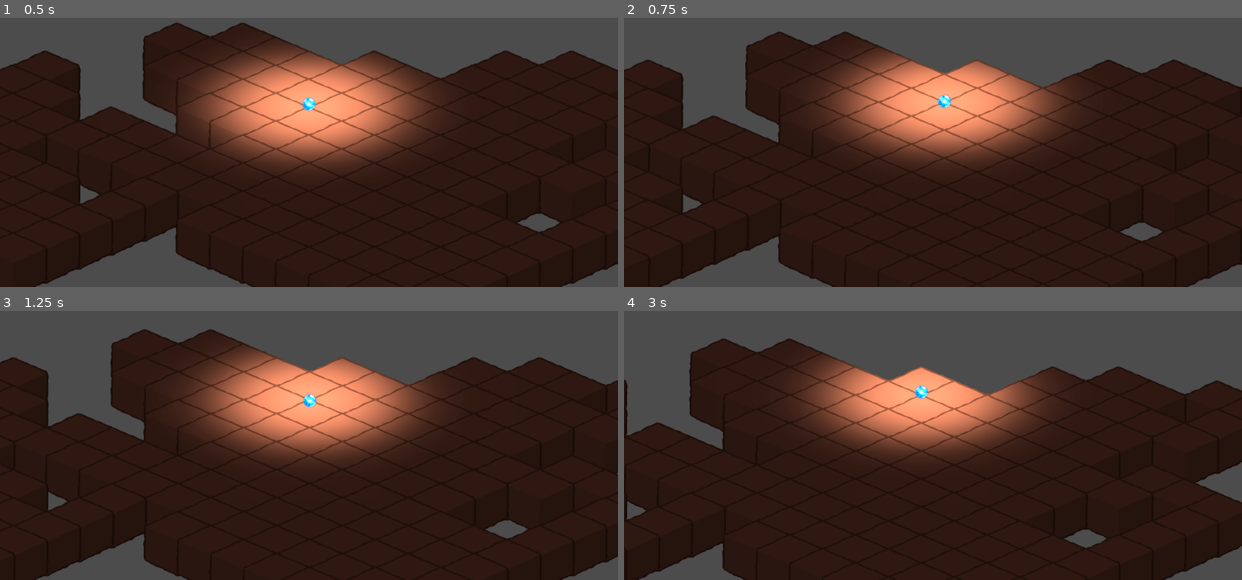
Above: before the commit, frames 1-4 (two rows, left to right).
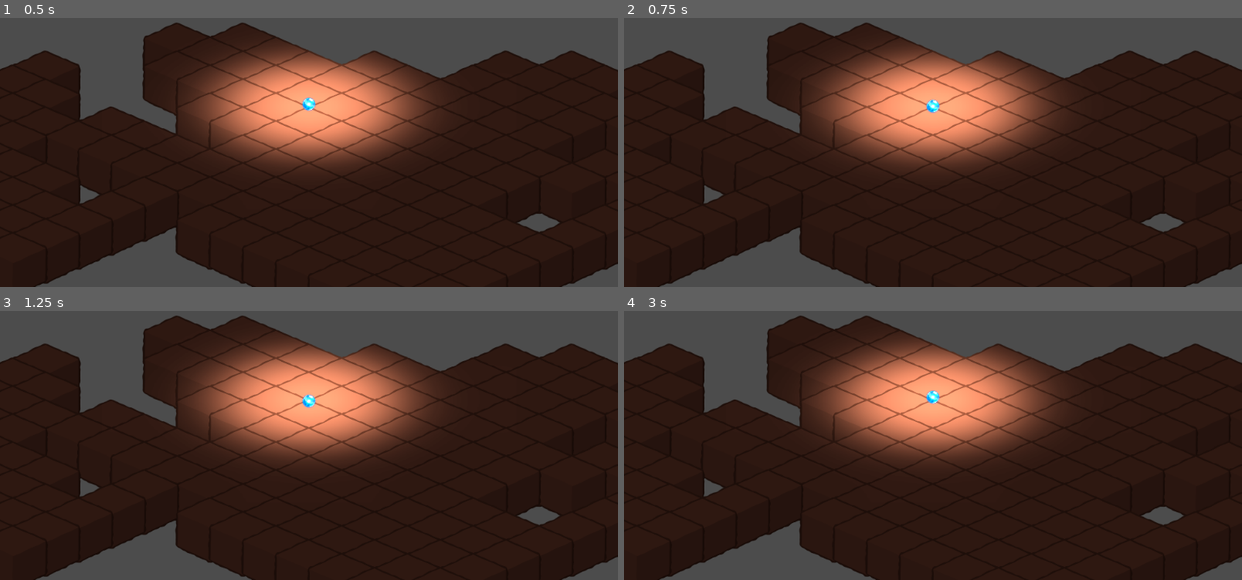
Above: after the commit, the same moments.

Repository: best-godot-team-ever/GoGodotJam
Game: Godot game, scene res://src/Levels/TestLevel.tscn
Two runs of this game, one before a commit and one after it. Both use one fixed random seed, a clock stepped at 60 frames per second and the inputs below. Before the commit the project has no main scene; this scene is started directly in both runs.
Inputs:
- Up to frame 1 (0.5 s): no input
- Up to frame 2 (0.75 s): tap Enter at 0.5 s; hold Right (ui_right) from 0.53 s (still down); tap R at 0.6 s
- Up to frame 3 (1.25 s): keep holding Right (ui_right)
- Up to frame 4 (3 s): release Right (ui_right) at 1.28 s; hold Down (ui_down) 1.28-2.03 s; tap R at 1.35, 2.1, 2.85 s; hold Right (ui_right) 2.03-2.78 s; hold Up (ui_up) from 2.78 s (still down)

Frame 1 is identical in both runs. In frame 2, 13% of the frame differs, in the area x 0-100%, y 1-100%; in frame 3, 12%; in frame 4, 24%.
Error after the commit: Invalid call. Nonexistent function 'is_valid_move' in base 'Node2D (BoardManager.gd)'. (res://src/TmpScripts/PlayerControls.gd:21)

Commit message:
Grid Manager Kinda working

Diff:
--- a/project.godot
+++ b/project.godot
@@ -11,6 +11,7 @@
 [application]
 
 config/name="GoGodotJam"
+run/main_scene="res://src/Levels/TestLevel.tscn"
 config/icon="res://icon.png"
 
 [editor_plugins]
--- a/src/Levels/TestLevel.tscn
+++ b/src/Levels/TestLevel.tscn
@@ -8,6 +8,7 @@
 [ext_resource path="res://src/Managers/BoardManager.gd" type="Script" id=6]
 [ext_resource path="res://src/Managers/EnergyGrid.gd" type="Script" id=7]
 [ext_resource path="res://src/Managers/EntityGrid.gd" type="Script" id=8]
+[ext_resource path="res://src/TmpScripts/TestLevel.gd" type="Script" id=9]
 
 [sub_resource type="TileSet" id=1]
 0/name = "dirt_center_N.png 0"
@@ -26,6 +27,7 @@
 0/z_index = 0
 
 [node name="TestLevel" type="Node2D"]
+script = ExtResource( 9 )
 
 [node name="BoardManager" type="Node2D" parent="."]
 script = ExtResource( 6 )
--- a/src/Managers/BoardManager.gd
+++ b/src/Managers/BoardManager.gd
@@ -8,16 +8,28 @@
 #    Entity.
 # =======================================================
 func add_entity(entity_to_add: Node, map_position: Vector2) -> int:
+    if not is_in_level(map_position):
+        return -1
+
     return entity_grid.add_entity(entity_to_add, map_position)
 
 func update_entity_position(entity_id: int, map_position: Vector2) -> void:
+    if not is_in_level(map_position):
+        return
+
     entity_grid.update_entity_position(entity_id, map_position)
 # =======================================================
 #    Energy
 # =======================================================
 
 func set_energy(map_position: Vector2, amount: int) -> void:
+    if not is_in_level(map_position):
+        return
+
     energy_grid.set_energy(map_position, amount)
+
+func drain_energy() -> void:
+    energy_grid.drain_energy()
 
 # =======================================================
 #    Get Cell Data.
@@ -25,7 +37,8 @@
 
 func get_cell(map_position: Vector2) -> Dictionary:
     return {
-        "is_in_level": is_valid_move(map_position),
+        "is_in_level": is_in_level(map_position),
+        "is_occupied": is_occupied(map_position),
         "energy_level": energy_grid.get_cell(map_position),
         "entity_info": entity_grid.get_entity_info_by_position(map_position)
     }
@@ -43,8 +56,11 @@
 
 # Is the cell occupied / Can you move to cell.
 # Maybe add an another check for enemies
-func is_valid_move(map_position: Vector2) -> bool:
+func is_in_level(map_position: Vector2) -> bool:
     return level_grid.get_cell(map_position.x, map_position.y) != level_grid.INVALID_CELL
+
+func is_occupied(map_position: Vector2) -> bool:
+    return entity_grid.get_entity_info_by_position(map_position).get("entity_id", -1) != entity_grid.NO_ENTITY
 
 # =======================================================
 #    World space < --- > Map space transfer
@@ -52,7 +68,7 @@
 
 # Make the mapping function accessable from Manager
 func world_to_map(world_position: Vector2) -> Vector2:
-    return level_grid.world_to_map(world_position / 2)
+    return level_grid.world_to_map(level_grid.to_local(world_position))
 
 func map_to_world(map_position: Vector2) -> Vector2:
     return level_grid.map_to_world(map_position) / 2
--- a/src/Managers/EnergyGrid.gd
+++ b/src/Managers/EnergyGrid.gd
@@ -22,7 +22,7 @@
             var _b = _energy_grid.erase(key)
         else:
             _energy_grid[key] = _energy_grid.get(key) - 1
-    edited_cells.empty()
+    edited_cells.clear()
 
 # =======================================================
 #    The actual class, i guess.
--- /dev/null
+++ b/src/TmpScripts/TestLevel.gd
@@ -0,0 +1,15 @@
+extends Node2D
+
+onready var board_manager = $BoardManager
+onready var player = $Player
+
+func _ready() -> void:
+
+	# Currently this script doesn't do anything. I am just using to test my code in Board Manager. U can delete this.
+
+	var cell_position = Vector2(-1, -1)
+	var entity_id = board_manager.add_entity(player, cell_position)
+	print(entity_id)
+	board_manager.set_energy(cell_position, 5)
+	board_manager.update_entity_position(entity_id, cell_position + Vector2.UP)
+	print(board_manager.get_cells([cell_position, cell_position + Vector2.UP]))
Not shown: 1 places in src/Levels/TestLevel.tscn that only renumber resources
